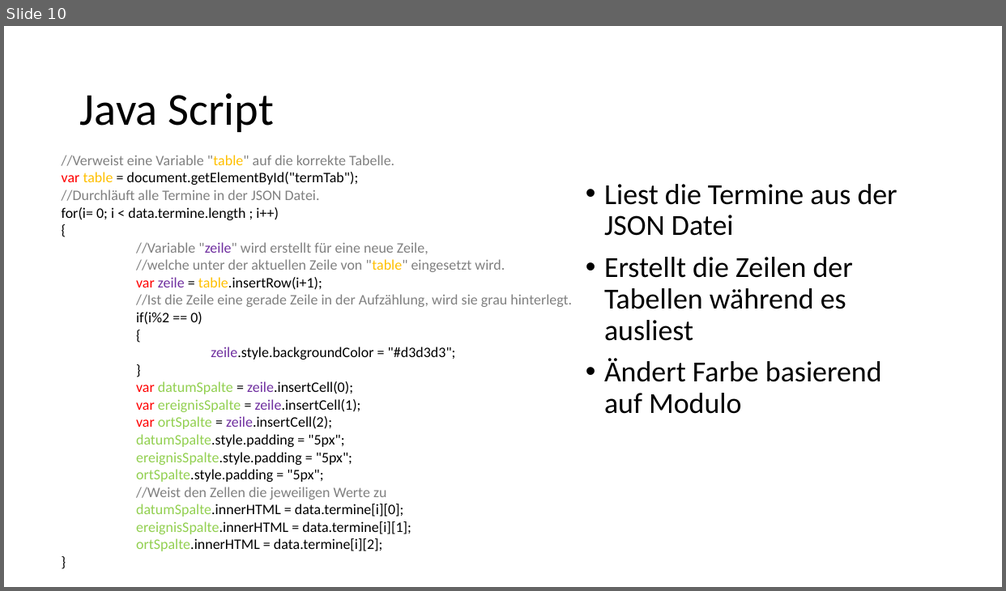
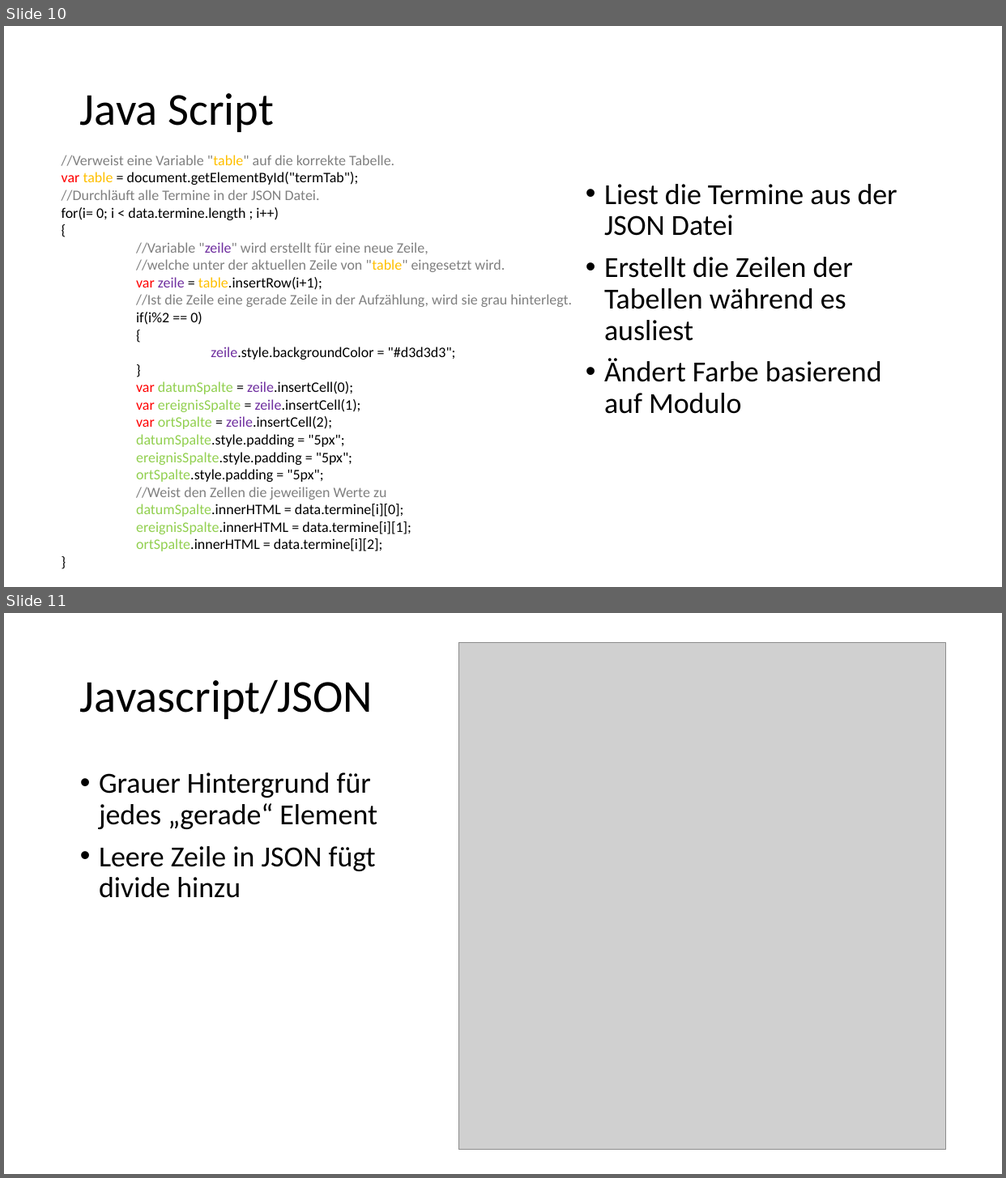
Before and after one commit to Ikeaner/WebtechProjekt, a slide deck: Abschlusspräsentation.pptx. Shown one above the other, each under a label of ours: slide 10 before the commit, slides 10 and 11 after it. The pictures are 1006x591 and 1006x1178 pixels, drawn with LibreOffice and Linux fonts; fonts in the diff are those of the drawing; grey boxes stand for pictures. Boxes give left, top, right and bottom in pixels: in the first picture for what was removed or moved away, otherwise in the second. Text is boxed around its words. In the diff, an @@ line names an element or a change of style, - is before the commit and + after.

```diff
--- a/Abschlusspräsentation.pptx
+++ b/Abschlusspräsentation.pptx
@@ slide 11 added at (4,613,1002,1174), background #FFFFFF @@
@@ picture added at (459,643,946,1151) @@
@@ title added at (80,679,373,719), 44 pt, text #000000 @@
+Javascript/JSON
@@ text added at (99,773,377,898), 28 pt, text #000000 @@
+• Grauer Hintergrund für jedes „gerade“ Element
+• Leere Zeile in JSON fügt divide hinzu
```
Also in this commit, not shown: 1 slide changed.
